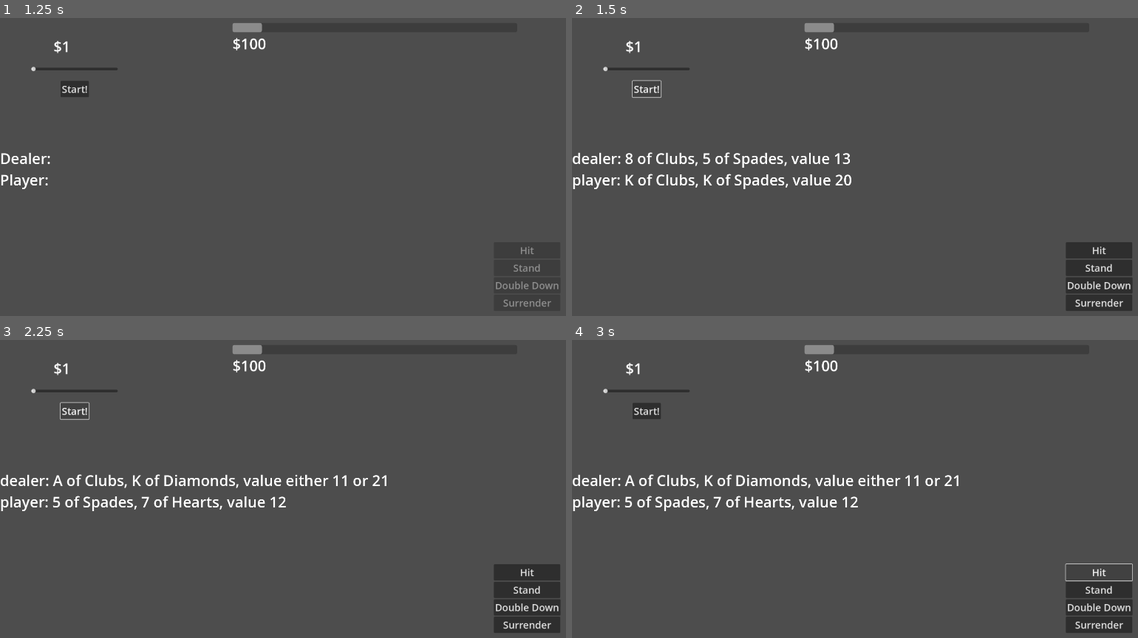
Above: before the commit, frames 1-4 (two rows, left to right).
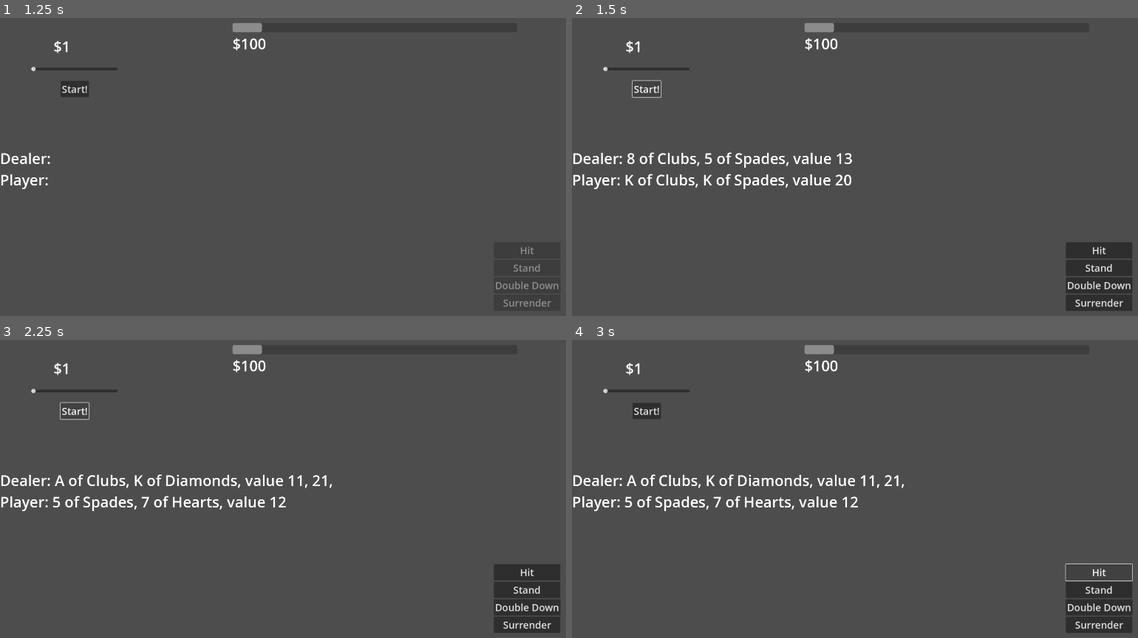
Above: after the commit, the same moments.

Repository: Tofutush/blackjack-with-sky
Game: Godot game, scene res://scenes/Start/Start.tscn
Two runs of this game, one before a commit and one after it. Both use one fixed random seed, a clock stepped at 60 frames per second and the inputs below.
Inputs:
- Up to frame 1 (1.25 s): click "Start" at 0.5 s
- Up to frame 2 (1.5 s): click "Start!" at 1.25 s
- Up to frame 3 (2.25 s): click "Start!" at 2 s
- Up to frame 4 (3 s): click "Hit" at 2.75 s

Frame 1 is identical in both runs. In frame 2, 1.0% of the frame differs, in the area x 0-50%, y 45-58%; in frame 3, 1.3%, in the area x 0-69%, y 45-58%; in frame 4, 1.3%.

Commit message:
rewrite toString

Diff:
--- a/scenes/Main/main.gd
+++ b/scenes/Main/main.gd
@@ -23,8 +23,8 @@
 	playerHand.addCard(mainDeck.drawRandom())
 	dealerHand.addCard(mainDeck.drawRandom())
 	dealerHand.addCard(mainDeck.drawRandom())
-	$PlayerCards.text = "player: " + playerHand.getCard(0).toText() + ", " + playerHand.getCard(1).toText() + ", value " + playerHand.getValueString()
-	$DealerCards.text = "dealer: " + dealerHand.getCard(0).toText() + ", " + dealerHand.getCard(1).toText() + ", value " + dealerHand.getValueString()
+	$PlayerCards.text = "Player: " + playerHand.toString() + "value " + playerHand.toValueString()
+	$DealerCards.text = "Dealer: " + dealerHand.toString() + "value " + dealerHand.toValueString()
 
 	# check natural blackjack
 	if playerHand.isNaturalBlackjack():
--- a/scripts/card.gd
+++ b/scripts/card.gd
@@ -17,7 +17,7 @@
 func isSoft() -> bool:
 	return rank == "A"
 
-func toText() -> String:
+func toString() -> String:
 	return rank + " of " + suit
 
 func compareRank(card: Card) -> bool:
--- a/scripts/deck.gd
+++ b/scripts/deck.gd
@@ -51,12 +51,22 @@
 			'value': sum
 		}
 
-func getValueString() -> String:
+# toString functions
+func toValueString() -> String:
 	var total = getValue()
 	if total['soft']:
-		return "either " + str(total['value'][0]) + " or " + str(total['value'][1])
+		var string = ''
+		for val in total['value']:
+			string += str(val) + ', '
+		return string
 	else:
 		return str(total['value'])
+
+func toString() -> String:
+	var string = ''
+	for card in deck:
+		string += card.toString() + ', '
+	return string
 
 func isNaturalBlackjack() -> bool:
 	var total = getValue()
